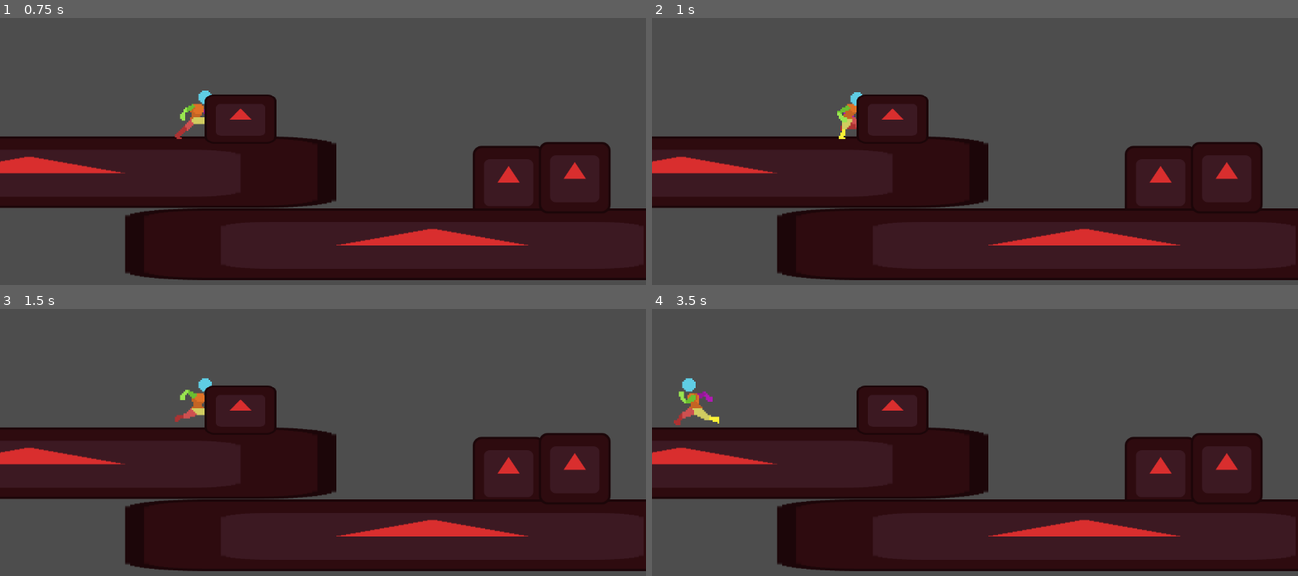
Above: before the commit, frames 1-4 (two rows, left to right).
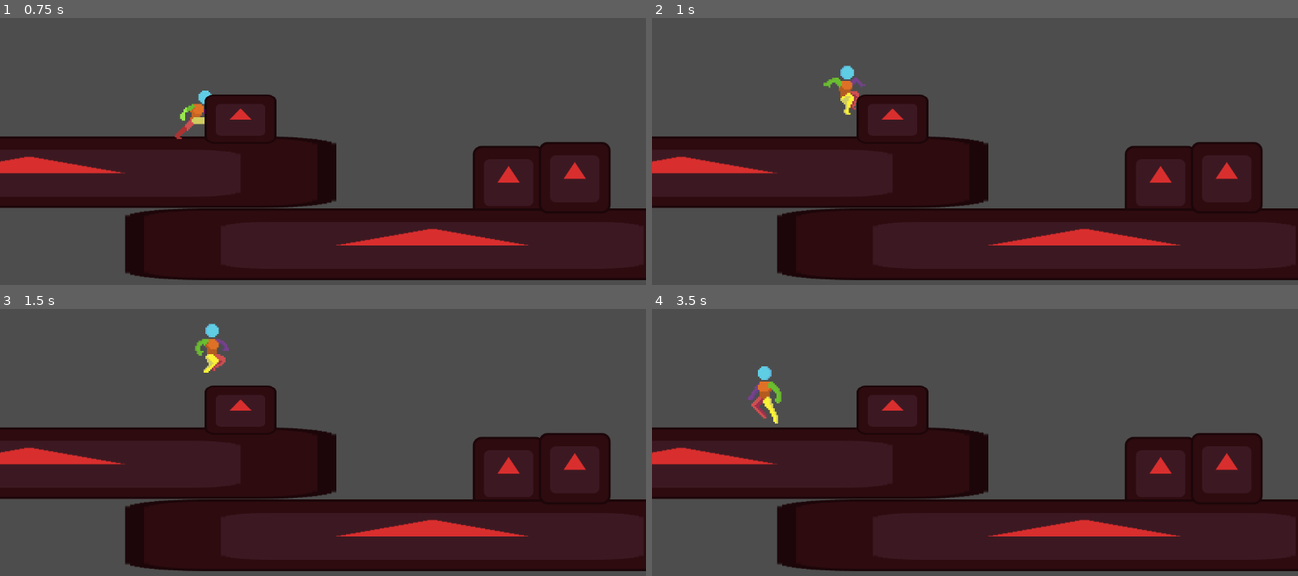
Above: after the commit, the same moments.

Repository: TatusFilipek/GodotTryEndError
Game: Godot game, scene res://scenes/main.tscn
Same seed, same stepped clock (60 frames per second), same inputs: the game is played once before the commit and once after it. The engine's default icon, where the game draws it, is replaced by a stand-in: a white triangle on a blue panel in a dark square.
Inputs:
- Up to frame 1 (0.75 s): hold D (moveRight) from 0.53 s (still down); hold Alt (sprint) from 0.53 s (still down)
- Up to frame 2 (1 s): keep holding D (moveRight); keep holding Alt (sprint); tap Space (jump, bound only after the commit) at 0.77, 0.8 s
- Up to frame 3 (1.5 s): keep holding D (moveRight); tap Space (jump, bound only after the commit) at 1.07, 1.35 s; release Alt (sprint) at 1.28 s
- Up to frame 4 (3.5 s): tap Space (jump, bound only after the commit) at 1.52, 1.82, 2.3, 3.02, 3.32 s; tap Alt (sprint) at 1.55, 2.85 s; release D (moveRight) at 2.03 s; hold Ctrl (crouch) 2.03-2.78 s; hold A (moveLeft) from 2.03 s (still down)

Frame 1 is identical in both runs. In frame 2, 0.7% of the frame differs, in the area x 26-34%, y 17-46%; in frame 3, 0.8%; in frame 4, 1.0%, in the area x 3-21%, y 21-44%.

Commit message:
jest jakis blad w ustawianiu offseta no clue why tho

Diff:
--- a/project.godot
+++ b/project.godot
@@ -47,6 +47,11 @@
 "events": [Object(InputEventKey,"resource_local_to_scene":false,"resource_name":"","device":-1,"window_id":0,"alt_press …(195 unchanged characters)…
 ]
 }
+jump={
+"deadzone": 0.2,
+"events": [Object(InputEventKey,"resource_local_to_scene":false,"resource_name":"","device":-1,"window_id":0,"alt_pressed":false,"shift_pressed":false,"ctrl_pressed":false,"meta_pressed":false,"pressed":false,"keycode":0,"physical_keycode":32,"key_label":0,"unicode":32,"location":0,"echo":false,"script":null)
+]
+}
 
 [physics]
 
--- a/scenes/player.tscn
+++ b/scenes/player.tscn
@@ -11,6 +11,7 @@
 [ext_resource type="Script" uid="uid://dhhhm4p43sjki" path="res://scripts/fallIdle.gd" id="6_tuyoq"]
 [ext_resource type="Script" uid="uid://vp0ng54ecqcr" path="res://scripts/fallMove.gd" id="7_fjrip"]
 [ext_resource type="Texture2D" uid="uid://bynxqffhb2wes" path="res://resources/PaidCharacter/Slide/Player Slide 48x48.png" id="7_fulsm"]
+[ext_resource type="Texture2D" uid="uid://bbsi56vwwwedl" path="res://resources/PaidCharacter/Ledge Grab-Climb/LazyLedgeClimb4.png" id="7_i4ail"]
 [ext_resource type="Texture2D" uid="uid://45u06q3hfgrn" path="res://resources/PaidCharacter/Jump/player new jump 48x48.png" id="7_qfm1y"]
 [ext_resource type="Texture2D" uid="uid://djjqk5e40jq5t" path="res://resources/PaidCharacter/Run/player run 48x48.png" id="8_fulsm"]
 [ext_resource type="Script" uid="uid://7ptg1tpkbmfd" path="res://scripts/jump.gd" id="8_smehm"]
@@ -20,6 +21,7 @@
 [ext_resource type="Script" uid="uid://dqdxma8wlxahj" path="res://scripts/slide.gd" id="17_fulsm"]
 [ext_resource type="Script" uid="uid://dpm8a2rnxl14j" path="res://scripts/run.gd" id="17_qfm1y"]
 [ext_resource type="Script" uid="uid://bntmo2bm6v3f4" path="res://scripts/ledgeGrab.gd" id="19_4r5pv"]
+[ext_resource type="Script" uid="uid://bd8y141svybmq" path="res://scripts/ledgeClimb.gd" id="22_a38lo"]
 
 [sub_resource type="AtlasTexture" id="AtlasTexture_a8ls1"]
 atlas = ExtResource("2_f1ej7")
@@ -184,6 +186,26 @@
 [sub_resource type="AtlasTexture" id="AtlasTexture_4gjji"]
 atlas = ExtResource("6_60mlk")
 region = Rect2(192, 0, 48, 48)
+
+[sub_resource type="AtlasTexture" id="AtlasTexture_u2ulf"]
+atlas = ExtResource("7_i4ail")
+region = Rect2(0, 0, 48, 96)
+
+[sub_resource type="AtlasTexture" id="AtlasTexture_irpag"]
+atlas = ExtResource("7_i4ail")
+region = Rect2(48, 0, 48, 96)
+
+[sub_resource type="AtlasTexture" id="AtlasTexture_bpsgo"]
+atlas = ExtResource("7_i4ail")
+region = Rect2(96, 0, 48, 96)
+
+[sub_resource type="AtlasTexture" id="AtlasTexture_jx8is"]
+atlas = ExtResource("7_i4ail")
+region = Rect2(144, 0, 48, 96)
+
+[sub_resource type="AtlasTexture" id="AtlasTexture_vx63k"]
+atlas = ExtResource("7_i4ail")
+region = Rect2(192, 0, 48, 96)
 
 [sub_resource type="AtlasTexture" id="AtlasTexture_fuw3a"]
 atlas = ExtResource("8_fulsm")
@@ -430,6 +452,26 @@
 "loop": true,
 "name": &"Ledge",
 "speed": 5.0
+}, {
+"frames": [{
+"duration": 1.0,
+"texture": SubResource("AtlasTexture_u2ulf")
+}, {
+"duration": 1.0,
+"texture": SubResource("AtlasTexture_irpag")
+}, {
+"duration": 1.0,
+"texture": SubResource("AtlasTexture_bpsgo")
+}, {
+"duration": 1.0,
+"texture": SubResource("AtlasTexture_jx8is")
+}, {
+"duration": 1.0,
+"texture": SubResource("AtlasTexture_vx63k")
+}],
+"loop": true,
+"name": &"LedgeClimbLazy",
+"speed": 8.0
 }, {
 "frames": [{
 "duration": 1.0,
@@ -582,6 +624,7 @@
 states/Slide/position = Vector2(532, 87)
 states/Walk/node = SubResource("AnimationNodeAnimation_4r5pv")
 states/Walk/position = Vector2(429, 90)
+graph_offset = Vector2(-23, -31)
 
 [sub_resource type="Animation" id="Animation_f1ej7"]
 resource_name = "CrouchIdle"
@@ -802,7 +845,7 @@
 "times": PackedFloat32Array(0),
 "transitions": PackedFloat32Array(1),
 "update": 1,
-"values": [&"Ledge"]
+"values": [&"LedgeClimbLazy"]
 }
 tracks/1/type = "value"
 tracks/1/imported = false
@@ -831,7 +874,7 @@
 "times": PackedFloat32Array(0),
 "transitions": PackedFloat32Array(1),
 "update": 1,
-"values": [&"Ledge"]
+"values": [&"LedgeClimbLazy"]
 }
 tracks/1/type = "value"
 tracks/1/imported = false
@@ -985,6 +1028,7 @@
 
 [node name="Player" type="CharacterBody2D" unique_id=97587854 node_paths=PackedStringArray("CheckWall", "CheckLedge", "Collider")]
 script = ExtResource("1_0wfyh")
+sprintMovementMult = 1.75
 jumpForce = 500
 CheckWall = NodePath("CheckWall")
 CheckLedge = NodePath("CheckLedge")
@@ -992,18 +1036,18 @@
 
 [node name="CheckWall" type="RayCast2D" parent="." unique_id=425645109]
 modulate = Color(0, 0, 0, 1)
-position = Vector2(16, -9)
+position = Vector2(16, -31)
 target_position = Vector2(15, 0)
 
 [node name="CheckHead" type="RayCast2D" parent="." unique_id=566196917]
 modulate = Color(0, 0, 0, 1)
-position = Vector2(16, -40)
+position = Vector2(16, -48)
 target_position = Vector2(15, 0)
 
 [node name="CheckLedge" type="RayCast2D" parent="." unique_id=922726246]
 modulate = Color(0, 0, 0, 1)
-position = Vector2(26, -36)
-target_position = Vector2(0, 36)
+position = Vector2(26, -39)
+target_position = Vector2(0, 39)
 
 [node name="AnimatedSprite2D" type="AnimatedSprite2D" parent="." unique_id=862734885]
 scale = Vector2(3, 3)
@@ -1055,3 +1099,4 @@
 script = ExtResource("19_4r5pv")
 
 [node name="LedgeClimb" type="Node2D" parent="StateMachine" unique_id=1906993582]
+script = ExtResource("22_a38lo")
--- a/scripts/airStates.gd
+++ b/scripts/airStates.gd
@@ -16,7 +16,7 @@
 		machine.change_state("Idle")
 		return
 
-	if Input.is_action_just_pressed("moveUp") and core.coyoteTimer > 0:
+	if Input.is_action_just_pressed("jump") and core.coyoteTimer > 0:
 		core.coyoteTimer = 0
 		machine.change_state("Jump")
 		return
@@ -40,7 +40,7 @@
 	if core.velocity.y >= 0:
 		core.jumping = false
 
-	if core.jumping and Input.is_action_just_released("moveUp"):
+	if core.jumping and Input.is_action_just_released("jump"):
 		core.velocity.y *= core.jumpVelocityCut
 
 func SuperDuperAirStateAnims():
--- /dev/null
+++ b/scripts/ledgeClimb.gd
@@ -0,0 +1,43 @@
+extends State
+class_name LedgeClimb
+
+#TODO: Fix this shit asap
+
+var ledgePos : Vector2
+var postAnimPos : Vector2
+var rayPosition : Vector2
+
+func enter() -> void:
+	super.enter()
+
+	playback.travel("LedgeClimb")
+	core.velocity = Vector2.ZERO
+
+	#postAnimPos = core.position
+	#postAnimPos.x += core.CheckWall.position.x + 17 * core.facingDirection
+	#postAnimPos.y += core.CheckLedge.position.y
+
+
+	rayPosition = core.position
+
+	rayPosition.x += core.CheckWall.position.x + 17 * core.facingDirection
+	rayPosition.y += core.CheckLedge.position.y
+
+	#core.position = rayPosition
+
+	pass
+
+func exit() -> void:
+	super.exit()
+	pass
+
+func physics_update(_delta: float) -> void:
+	super.physics_update(_delta)
+	if not isActive: return
+
+	#if animation complete snap player to rayposition and change state to idle
+	core.position = rayPosition
+
+	machine.change_state("Idle")
+	return
+	pass
--- a/scripts/ledgeGrab.gd
+++ b/scripts/ledgeGrab.gd
@@ -1,5 +1,7 @@
 extends State
 class_name LedgeGrab
+
+var ledgePos : Vector2
 
 func enter() -> void:
 	super.enter()
@@ -7,7 +9,9 @@
 	playback.travel("LedgeGrab")
 	core.velocity = Vector2.ZERO
 
-	core.global_position = core.GetLedgePosition()
+	ledgePos = core.GetLedgePosition()
+	core.global_position = core.SetLedgeOffset(ledgePos)
+
 	pass
 
 func exit() -> void:
@@ -26,6 +30,24 @@
 		machine.change_state("FallIdle")
 		return
 
+	if sign(core.MovementDirection()) == sign(core.CheckWall.target_position.x) and Input.is_action_pressed("moveUp"):
+		var rayPosition : Vector2
+
+		rayPosition = ledgePos
+
+		rayPosition.x += core.CheckWall.position.x + 17 * core.facingDirection
+		rayPosition.y += core.CheckLedge.position.y
+
+		core.position = rayPosition
+
+		#machine.change_state("Idle")
+
+		#var newRayCast = RayCast2D.new()
+		#newRayCast.position = rayPosition
+		#
+		machine.change_state("LedgeClimb")
+		return
+
 	#if there is space to fit a player and up and a certain direcion is pressed then go to ledge climb, if there isnt space or only up is pressed preform jump
 	if core.jumpInputBufferTimer > 0:
 		core.jumpInputBufferTimer = 0
--- a/scripts/player.gd
+++ b/scripts/player.gd
@@ -58,7 +58,7 @@
 	else:
 		coyoteTimer -= delta
 
-	if Input.is_action_just_pressed("moveUp"):
+	if Input.is_action_just_pressed("jump"):
 		jumpInputBufferTimer = jumpInputBuffer
 	else:
 		jumpInputBufferTimer -= delta
@@ -94,11 +94,12 @@
 	ledgePos.x = CheckWall.get_collision_point().x
 	ledgePos.y = CheckLedge.get_collision_point().y
 
+	return ledgePos
+
+func SetLedgeOffset(ledgePos : Vector2) -> Vector2:
 	#Player-Ledge offset idk how to calculate it smarter, will probably need to be fixxed later
 	ledgePos.x -= CheckWall.position.x
 	ledgePos.y -= CheckLedge.position.y
-
-	print(ledgePos)
 
 	return ledgePos
 
Binary file added: resources/PaidCharacter/Ledge Grab-Climb/LazyLedgeClimb.png
Not shown, added: resources/PaidCharacter/Ledge Grab-Climb/LazyLedgeClimb.png.import
Binary file added: resources/PaidCharacter/Ledge Grab-Climb/LazyLedgeClimb2.png
Not shown, added: resources/PaidCharacter/Ledge Grab-Climb/LazyLedgeClimb2.png.import
Binary file added: resources/PaidCharacter/Ledge Grab-Climb/LazyLedgeClimb3.png
Not shown, added: resources/PaidCharacter/Ledge Grab-Climb/LazyLedgeClimb3.png.import
Binary file added: resources/PaidCharacter/Ledge Grab-Climb/LazyLedgeClimb4.png
Not shown, added: resources/PaidCharacter/Ledge Grab-Climb/LazyLedgeClimb4.png.import
Not shown, added: scripts/ledgeClimb.gd.uid
